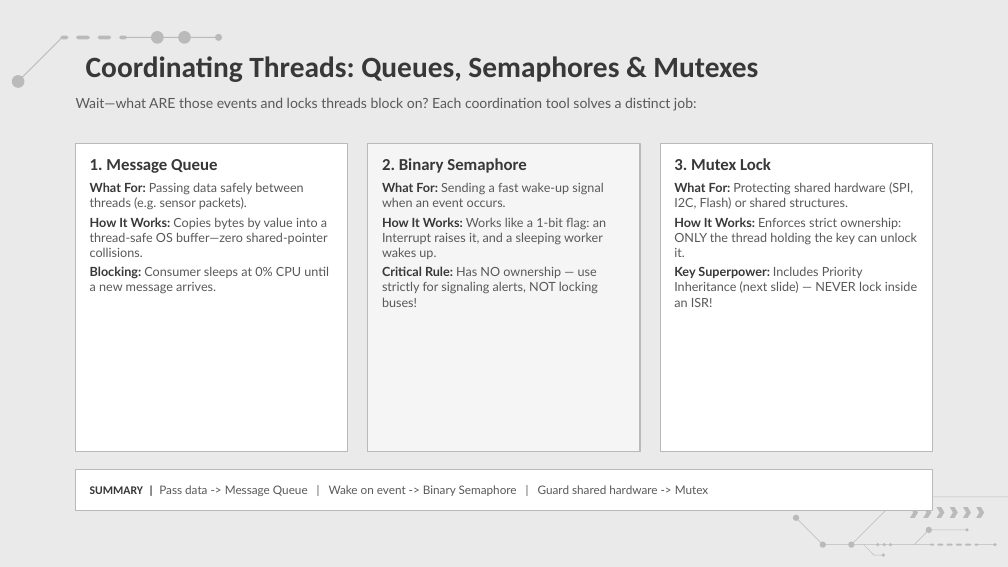
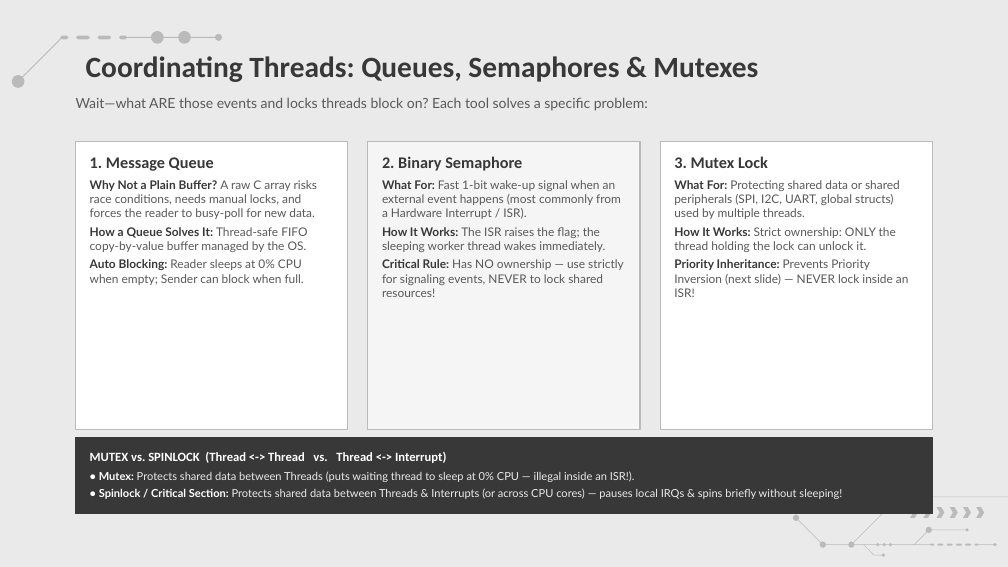
Before and after one commit to amrsaeedcse/zephyr-vs-freertos-presentation, a slide deck: slide 8 of Zephyr_RTOS_vs_FreeRTOS.pptx. Drawn at 1008x567 pixels with LibreOffice and Linux fonts; fonts in the diff are those of the drawing; background and template pictures are left out. Boxes give left, top, right and bottom in pixels: in the first picture for what was removed or moved away, otherwise in the second. Text is boxed around its words. In the diff, an @@ line names an element or a change of style, - is before the commit and + after.

```diff
--- a/Zephyr_RTOS_vs_FreeRTOS.pptx
+++ b/Zephyr_RTOS_vs_FreeRTOS.pptx
@@ text at [76, 97, 648, 111]: text changed @@
-Wait—what ARE those events and locks threads block on? Each coordination tool solves a distinct job:
+Wait—what ARE those events and locks threads block on? Each tool solves a specific problem:
@@ rectangle "1. Message Queue": place and size @@
-rectangle "1. Message Queue" at [76, 143, 348, 452]
+rectangle "1. Message Queue" at [76, 141, 348, 429]
@@ rectangle "2. Binary Semaphore": place and size @@
-rectangle "2. Binary Semaphore" at [368, 143, 640, 452]
+rectangle "2. Binary Semaphore" at [368, 141, 640, 429]
@@ rectangle "3. Mutex Lock": place and size @@
-rectangle "3. Mutex Lock" at [660, 143, 932, 452]
+rectangle "3. Mutex Lock" at [660, 141, 932, 429]
@@ text in rectangle at [90, 157, 214, 171]: size 12 to 11.6 pt in "1. Message Queue" @@
@@ text in rectangle at [382, 156, 522, 171]: size 12 to 11.6 pt in "2. Binary Semaphore" @@
@@ text in rectangle at [674, 156, 768, 168]: size 12 to 11.6 pt in "3. Mutex Lock" @@
@@ text in rectangle at [90, 180, 318, 285]: text changed; size 9 to 8.5 pt @@
-What For: Passing data safely between threads (e.g. sensor packets).
-How It Works: Copies bytes by value into a thread-safe OS buffer—zero shared-pointer collisions.
-Blocking: Consumer sleeps at 0% CPU until a new message arrives.
+Why Not a Plain Buffer? A raw C array risks race conditions, needs manual locks, and forces the reader to busy-poll for new data.
+How a Queue Solves It: Thread-safe FIFO copy-by-value buffer managed by the OS.
+Auto Blocking: Reader sleeps at 0% CPU when empty; Sender can block when full.
@@ text in rectangle at [382, 180, 624, 297]: text changed; size 9 to 8.5 pt @@
-What For: Sending a fast wake-up signal when an event occurs.
-How It Works: Works like a 1-bit flag: an Interrupt raises it, and a sleeping worker wakes up.
-Critical Rule: Has NO ownership — use strictly for signaling alerts, NOT locking buses!
+What For: Fast 1-bit wake-up signal when an external event happens (most commonly from a Hardware Interrupt / ISR).
+How It Works: The ISR raises the flag; the sleeping worker thread wakes immediately.
+Critical Rule: Has NO ownership — use strictly for signaling events, NEVER to lock shared resources!
@@ text in rectangle at [674, 180, 909, 297]: text changed; size 9 to 8.5 pt @@
-What For: Protecting shared hardware (SPI, I2C, Flash) or shared structures.
-How It Works: Enforces strict ownership: ONLY the thread holding the key can unlock it.
-Key Superpower: Includes Priority Inheritance (next slide) — NEVER lock inside an ISR!
+What For: Protecting shared data or shared peripherals (SPI, I2C, UART, global structs) used by multiple threads.
+How It Works: Strict ownership: ONLY the thread holding the lock can unlock it.
+Priority Inheritance: Prevents Priority Inversion (next slide) — NEVER lock inside an ISR!
@@ rectangle "MUTEX vs. SPINLOCK (Thread <-> ...": place and size @@
-rectangle "MUTEX vs. SPINLOCK (Thread <-> ..." at [76, 470, 932, 510]
+rectangle "MUTEX vs. SPINLOCK (Thread <-> ..." at [76, 437, 932, 514]
@@ rectangle "MUTEX vs. SPINLOCK (Thread <-> ..." at [76, 437, 932, 514]: vertical alignment middle to top; fill #FFFFFF to #383838; outline #BABABA 0.6 pt to #383838 0.75 pt @@
@@ text in rectangle at [90, 452, 842, 499]: text changed; size 8.4 to 7.9 pt; text colour #595959 to #EAEAEA @@
-SUMMARY | Pass data -> Message Queue | Wake on event -> Binary Semaphore | Guard shared hardware -> Mutex
+MUTEX vs. SPINLOCK (Thread <-> Thread vs. Thread <-> Interrupt)
+• Mutex: Protects shared data between Threads (puts waiting thread to sleep at 0% CPU — illegal inside an ISR!).
+• Spinlock / Critical Section: Protects shared data between Threads & Interrupts (or across CPU cores) — pauses local IRQs & spins briefly without sleeping!
```
Also in this commit, not shown: 8 other slides changed, 15 other files.
